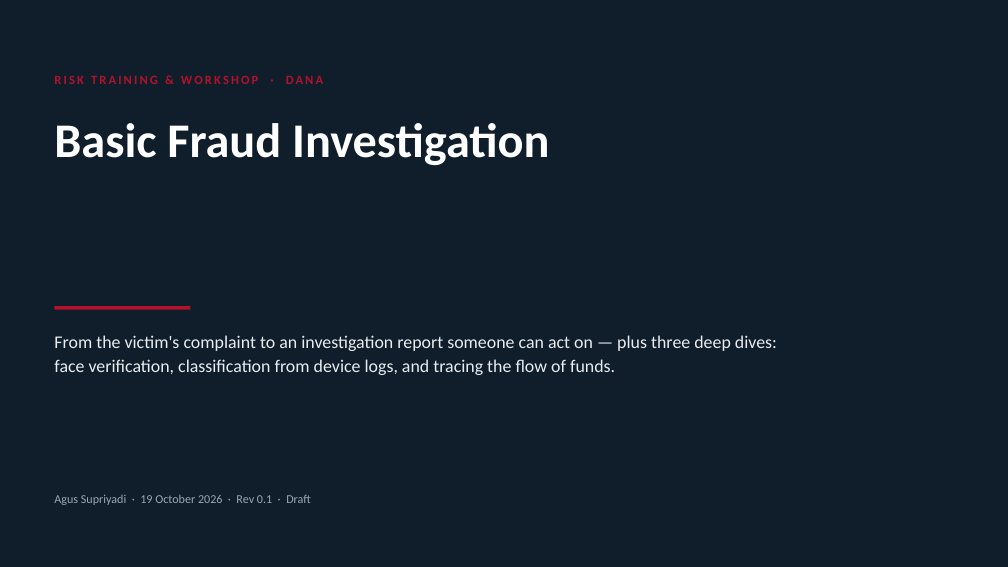
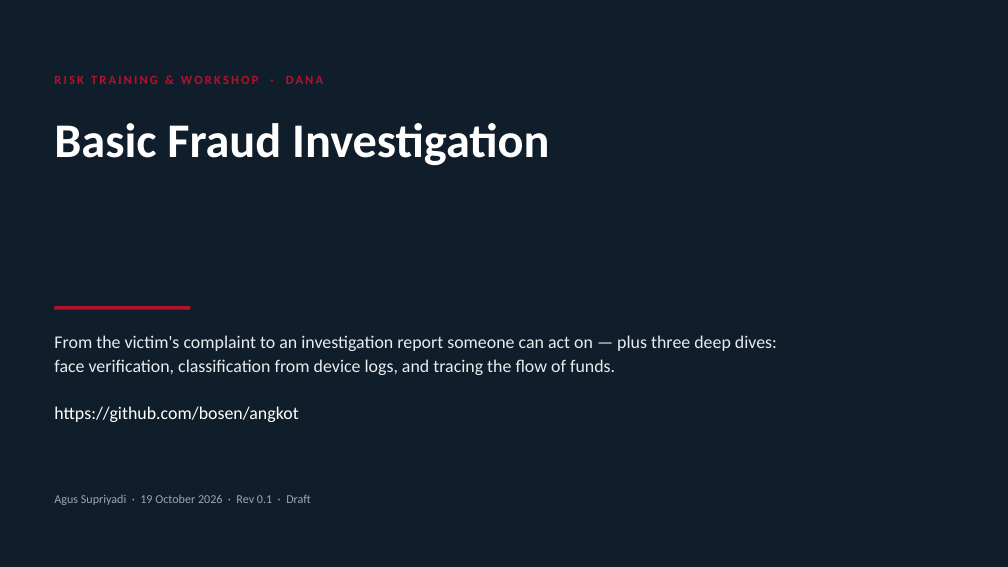
Before and after one commit to bosen/angkot, a slide deck: slide 1 of deck/Deck_Workshop_2Days_EN.pptx. Drawn at 1008x567 pixels with LibreOffice and Linux fonts; fonts in the diff are those of the drawing. Boxes give left, top, right and bottom in pixels: in the first picture for what was removed or moved away, otherwise in the second. Text is boxed around its words. In the diff, an @@ line names an element or a change of style, - is before the commit and + after.

```diff
--- a/deck/Deck_Workshop_2Days_EN.pptx
+++ b/deck/Deck_Workshop_2Days_EN.pptx
@@ text at box(54, 406, 298, 422): paragraph added @@
+https://github.com/bosen/angkot
```
Also in this commit, not shown: 17 other slides changed.
